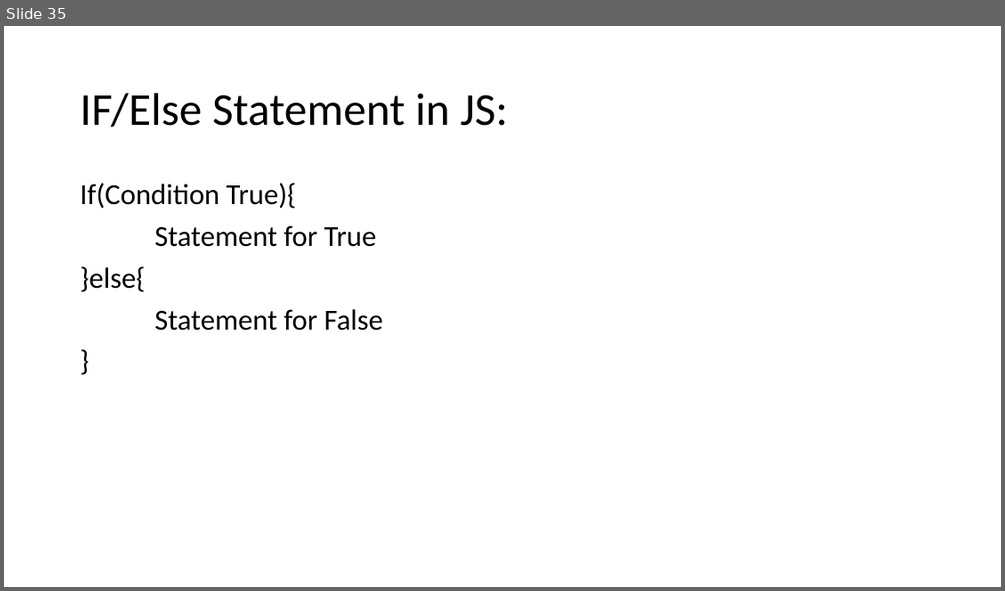
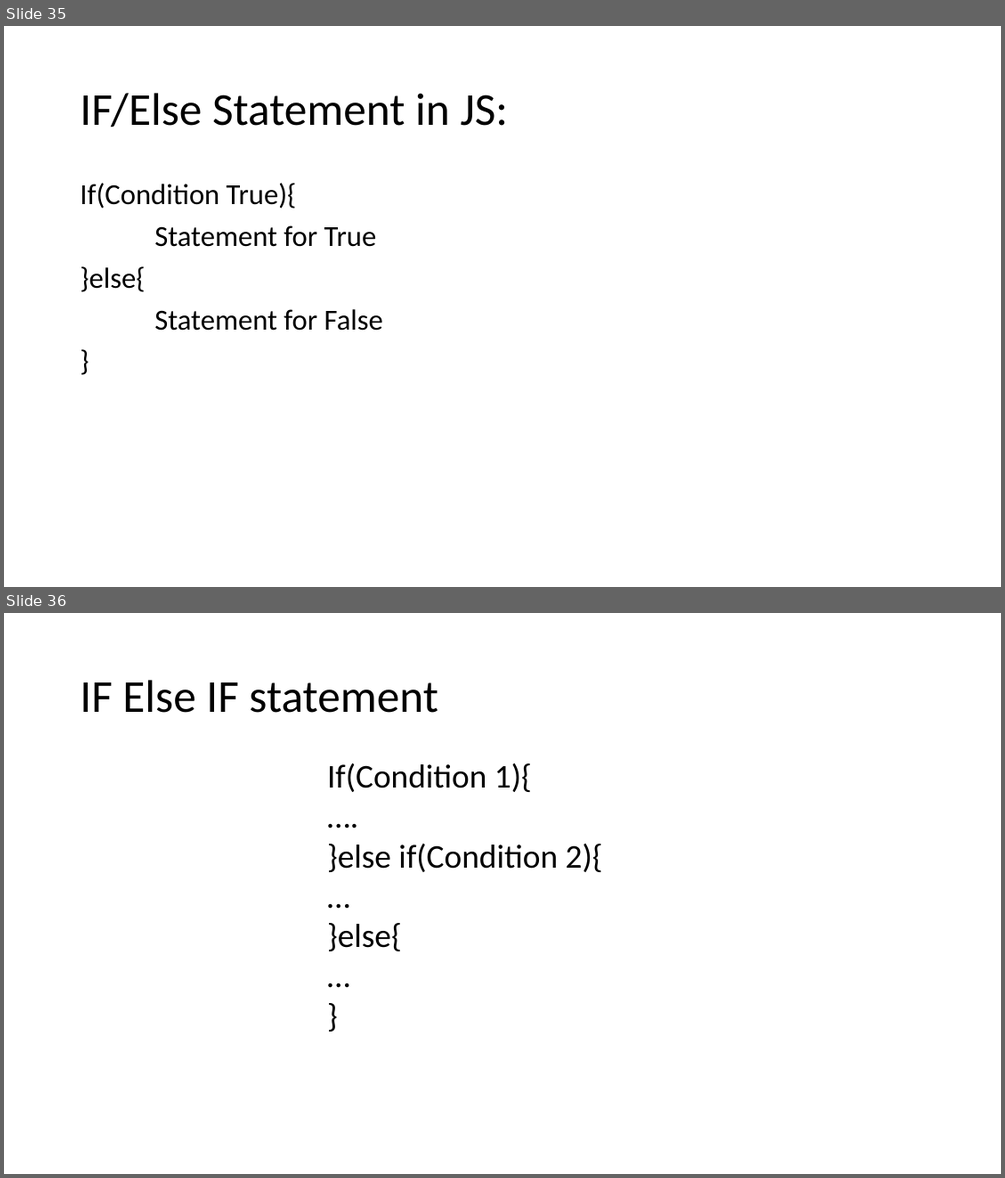
Before and after one commit to PiyushChaturvedii/Batch04, a slide deck: JavaScript.pptx. Shown one above the other, each under a label of ours: slide 35 before the commit, slides 35 and 36 after it. The pictures are 1005x591 and 1005x1178 pixels, drawn with LibreOffice and Linux fonts; fonts in the diff are those of the drawing. Boxes give left, top, right and bottom in pixels: in the first picture for what was removed or moved away, otherwise in the second. Text is boxed around its words. In the diff, an @@ line names an element or a change of style, - is before the commit and + after.

```diff
--- a/JavaScript.pptx
+++ b/JavaScript.pptx
@@ slide 36 added at (4,613,1001,1174), background #FFFFFF @@
@@ title added at (80,680,438,713), 44 pt, text #000000 @@
+IF Else IF statement
@@ text added at (327,763,603,951), 32 pt, text #000000 @@
+If(Condition 1){
+….
+}else if(Condition 2){
+…
+}else{
+…
+}
```
Also in this commit, not shown: 4 other slides added, 4 other files.
